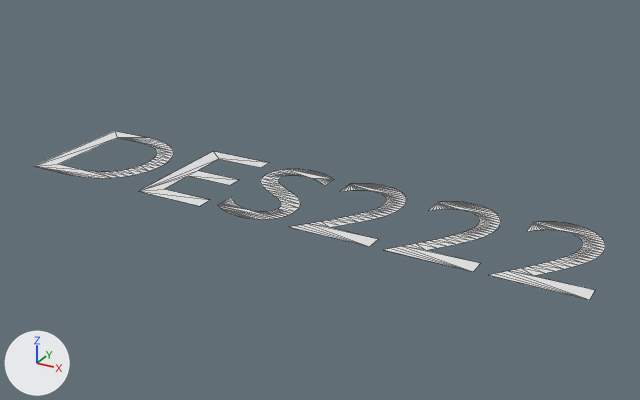
The glTF model media/gltf/text/DES222.glb: old version first, new version second.
Rendered twice from a 50 mm lens placed at (3.73, -3.31, 1.83), pointed at (1.72, 0.35, 0.01). Arrows for +X, +Y and +Z are at lower left; the lights stay in place. Mesh edges are drawn as thin lines.

Objects in the first picture: 'Text'.
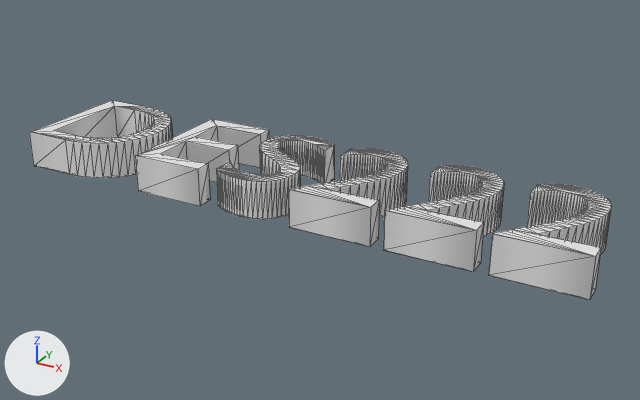
The newer file is also turned or shifted as a whole; pictures and numbers use the older file's frame.

The change in detail:
me_text is used by ob_text; location (0.0, 0.0, 0.0).
me_text had 455 vertices, 445 faces and spanned x 0.08..3.17, y -0.01..0.69, z 0.0.
me_text now has 910 vertices, 1800 faces and spans x 0.08..3.17, y -0.01..0.69, z 0.0..0.2.
me_text part 1: 455 vertices added at x 0.08..3.17, y -0.01..0.69, z 0.2.

Pixel boxes [x1, y1, x2, y2] of what changed, in the pictures (640 x 400 px):
'Text', reshaped (18% taller)
    before: [35, 131, 605, 300]
    after: [29, 100, 611, 300]
part 1 of me_text, added
    after: [29, 100, 611, 300]
